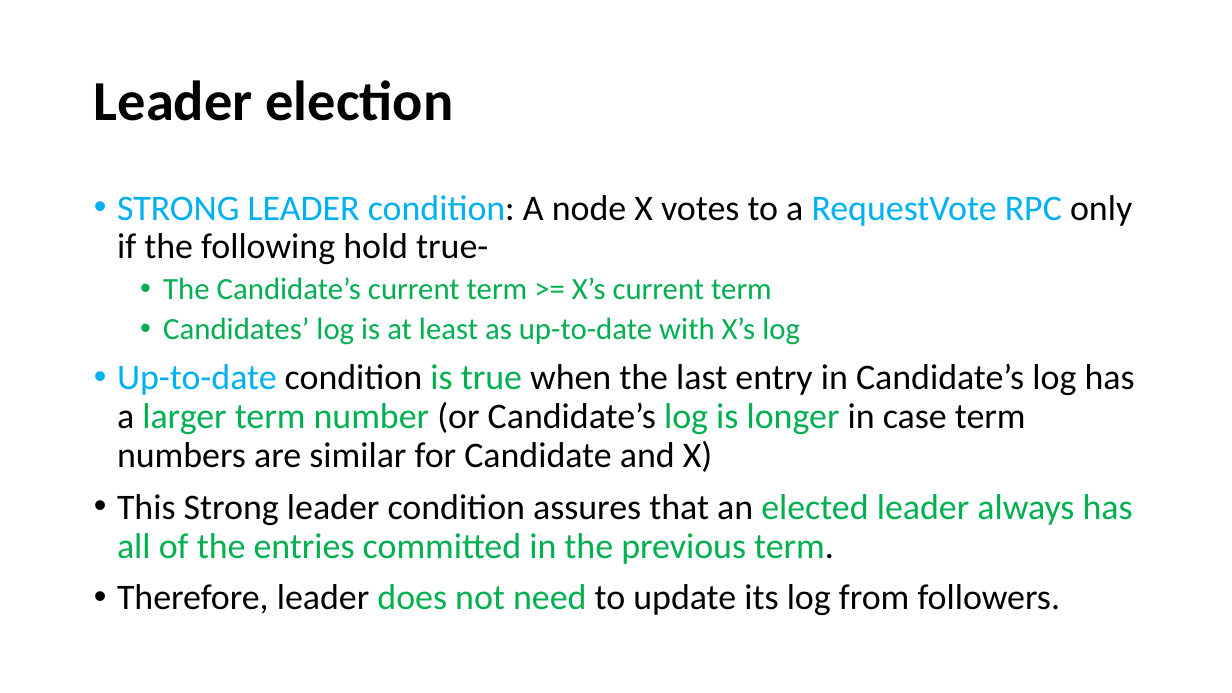
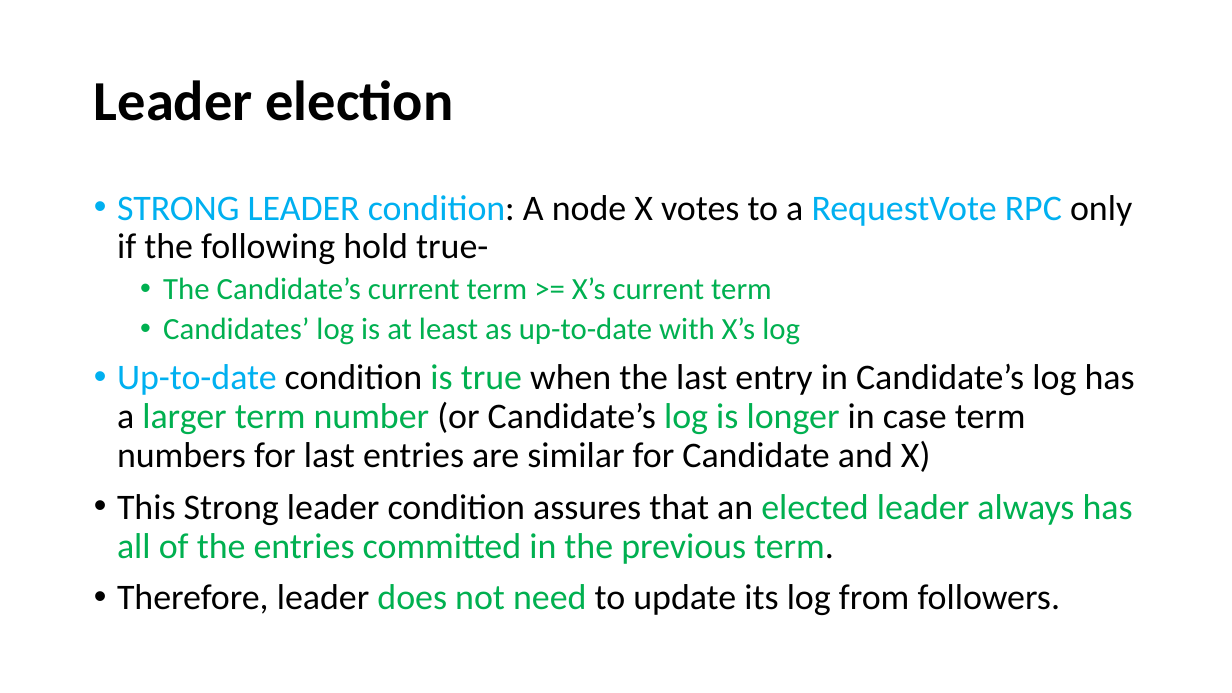
Before and after one commit to paulsaswata/public, a slide deck: slide 7 of The Raft Consensus Algorithm.pptx. Drawn at 1232x693 pixels with LibreOffice and Linux fonts; fonts in the diff are those of the drawing. Boxes give left, top, right and bottom in pixels: in the first picture for what was removed or moved away, otherwise in the second. Text is boxed around its words. In the diff, an @@ line names an element or a change of style, - is before the commit and + after.

```diff
--- a/The Raft Consensus Algorithm.pptx
+++ b/The Raft Consensus Algorithm.pptx
@@ text at box(117, 363, 1135, 472): text changed @@
-• Up-to-date condition is true when the last entry in Candidate’s log has a larger term number (or Candidate’s log is longer in case term numbers are similar for Candidate and X)
+• Up-to-date condition is true when the last entry in Candidate’s log has a larger term number (or Candidate’s log is longer in case term numbers for last entries are similar for Candidate and X)
```
Also in this commit, not shown: 5 other slides changed.
